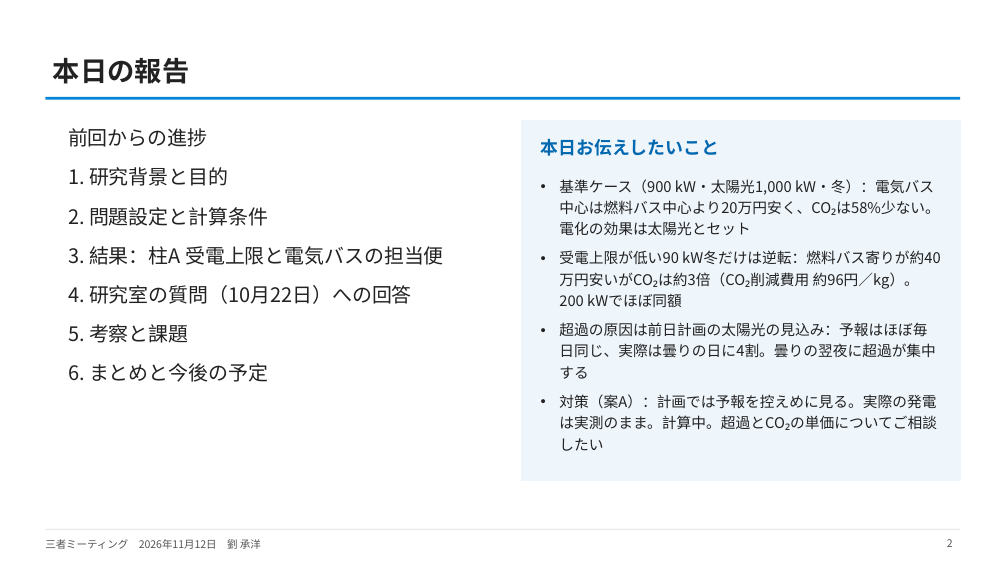
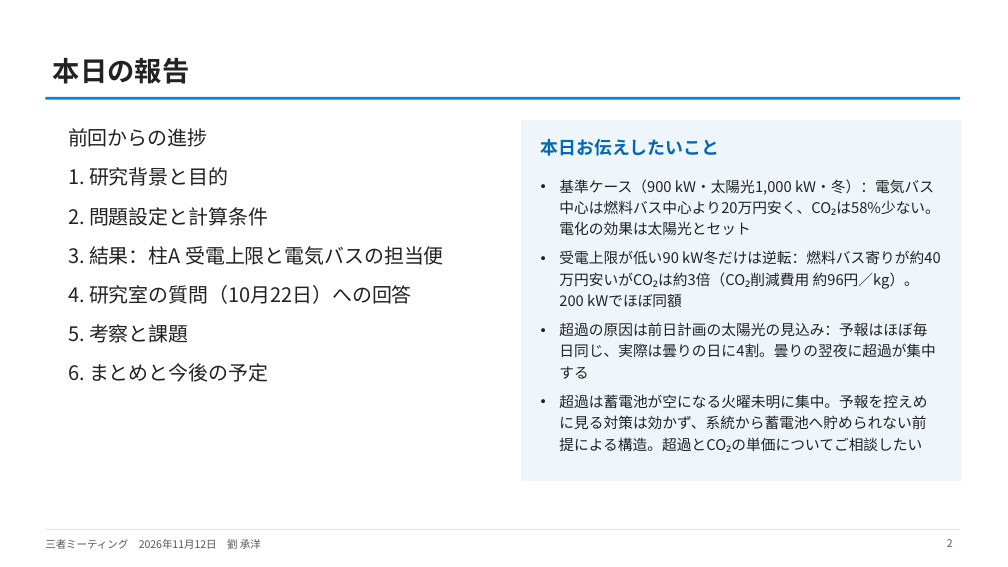
Before and after one commit to CYLIU2003/master-course, a slide deck: slide 2 of outcome/2026-11-12_three_party/three_party_20261112.pptx. Drawn at 1008x567 pixels with LibreOffice and Linux fonts; fonts in the diff are those of the drawing. Boxes give left, top, right and bottom in pixels: in the first picture for what was removed or moved away, otherwise in the second. Text is boxed around its words. In the diff, an @@ line names an element or a change of style, - is before the commit and + after.

```diff
--- a/outcome/2026-11-12_three_party/three_party_20261112.pptx
+++ b/outcome/2026-11-12_three_party/three_party_20261112.pptx
@@ text at (559, 394, 927, 452): text changed @@
-• 対策（案A）：計画では予報を控えめに見る。実際の発電は実測のまま。計算中。超過とCO₂の単価についてご相談したい
+• 超過は蓄電池が空になる火曜未明に集中。予報を控えめに見る対策は効かず、系統から蓄電池へ貯められない前提による構造。超過とCO₂の単価についてご相談したい
```
Also in this commit, not shown: 3 other slides changed, 1 slide added, 4 other files.
